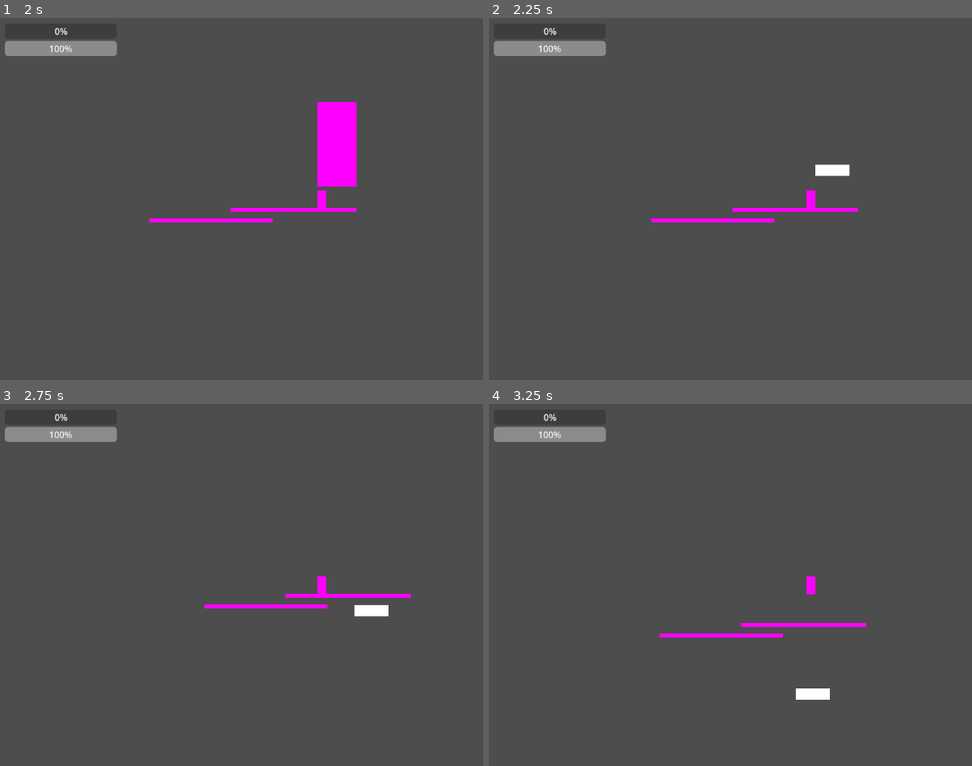
Above: before the commit, frames 1-4 (two rows, left to right).
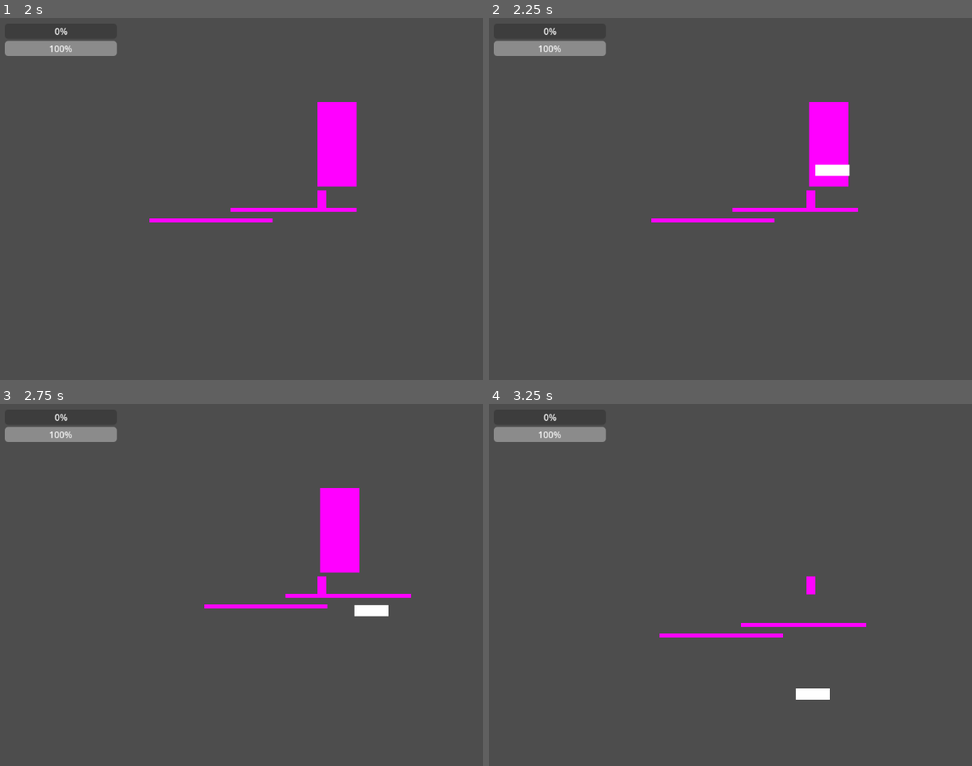
Above: after the commit, the same moments.

Repository: Christian-Lago/Transcendence-Skillbreaker
Game: Godot game, scene res://scenes/primer_mundo.tscn
The game is run twice, just before and just after one commit, with the same random seed, the same clock (stepped at 60 frames per second) and the same inputs. This scene is started directly instead of the project's main scene.
Inputs (mouse positions are in pixels of both pictures, inside the frame that each line leads up to):
- Up to frame 1 (2 s): move the mouse to (463, 180) at 0.52 s; hold D (Right) from 0.53 s (still down); click (463, 180) at 0.6 s; tap W (Up) at 0.77, 1.52 s; move the mouse to (193, 217) at 1.27 s; tap C (Ultimate) at 1.35 s
- Up to frame 2 (2.25 s): move the mouse to (875, 119) at 2.02 s; release D (Right) at 2.03 s; hold A (Left) from 2.03 s (still down); click (875, 119) at 2.1 s
- Up to frame 3 (2.75 s): keep holding A (Left)
- Up to frame 4 (3.25 s): move the mouse to (778, 657) at 2.77 s; release A (Left) at 2.78 s; hold D (Right) from 2.78 s (still down); tap C (Ultimate) at 2.85 s; tap W (Up) at 3.02 s

Frame 1 is identical in both runs. In frame 2, 1.7% of the frame differs, in the area x 66-75%, y 23-47%; in frame 3, 1.9%; in frame 4, nothing differs.

Commit message:
feat: game over screen with retry and menu buttons

Diff:
--- a/scenes/primer_mundo.tscn
+++ b/scenes/primer_mundo.tscn
@@ -39,6 +39,6 @@
 
 [node name="CharacterBody2D" parent="." instance=ExtResource("2_8fkwd")]
 position = Vector2(431, -203)
-enemy_level = 90
+enemy_level = 140
 
 [node name="CanvasLayer" parent="." instance=ExtResource("3_ughon")]
--- a/scripts/game_over.gd
+++ b/scripts/game_over.gd
@@ -6,6 +6,7 @@
 @onready var menu_button = $VBoxContainer/MenuButton
 
 func _ready():
+	process_mode = Node.PROCESS_MODE_ALWAYS
 	# Conectar botones
 	# Connect buttons
 	retry_button.pressed.connect(_on_retry_pressed)
@@ -15,13 +16,17 @@
 	get_tree().paused = true
 
 func _on_retry_pressed():
-	# Reanudar y recargar la escena actual
-	# Unpause and reload current scene
+	# Desconectar botones para evitar pulsaciones múltiples
+	# Disconnect buttons to avoid multiple presses
+	retry_button.pressed.disconnect(_on_retry_pressed)
+	menu_button.pressed.disconnect(_on_menu_pressed)
 	get_tree().paused = false
 	get_tree().reload_current_scene()
 
 func _on_menu_pressed():
-	# Reanudar e ir al menú principal
-	# Unpause and go to main menu
+	# Desconectar botones para evitar pulsaciones múltiples
+	# Disconnect buttons to avoid multiple presses
+	retry_button.pressed.disconnect(_on_retry_pressed)
+	menu_button.pressed.disconnect(_on_menu_pressed)
 	get_tree().paused = false
 	get_tree().call_deferred("change_scene_to_file", "res://scenes/main.tscn")
--- a/scripts/player.gd
+++ b/scripts/player.gd
@@ -165,7 +165,7 @@
 		# Instanciar game over
 		# Instantiate game over
 		var game_over = preload("res://scenes/game_over.tscn").instantiate()
-		get_tree().root.add_child(game_over)
+		get_parent().add_child(game_over)
 
 func _screen_shake(duration: float, strength: float):
 	# Temblar la cámara
